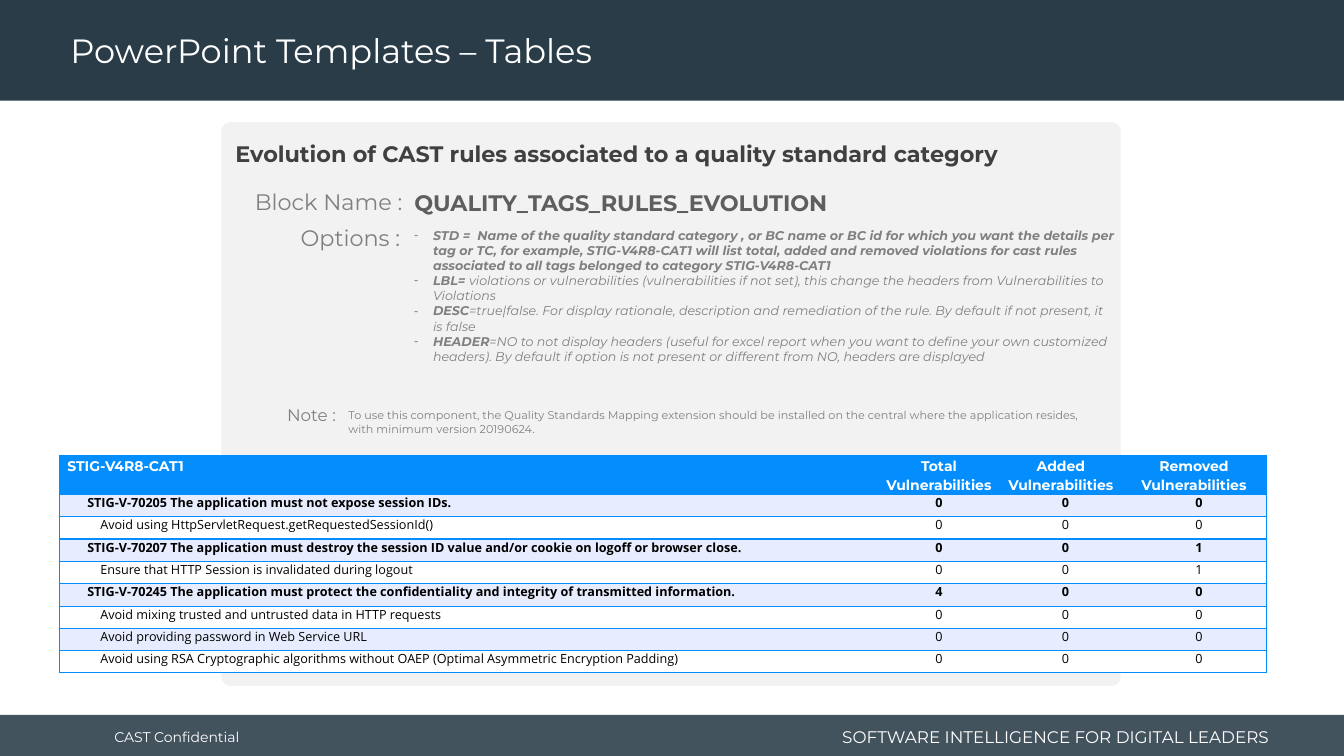
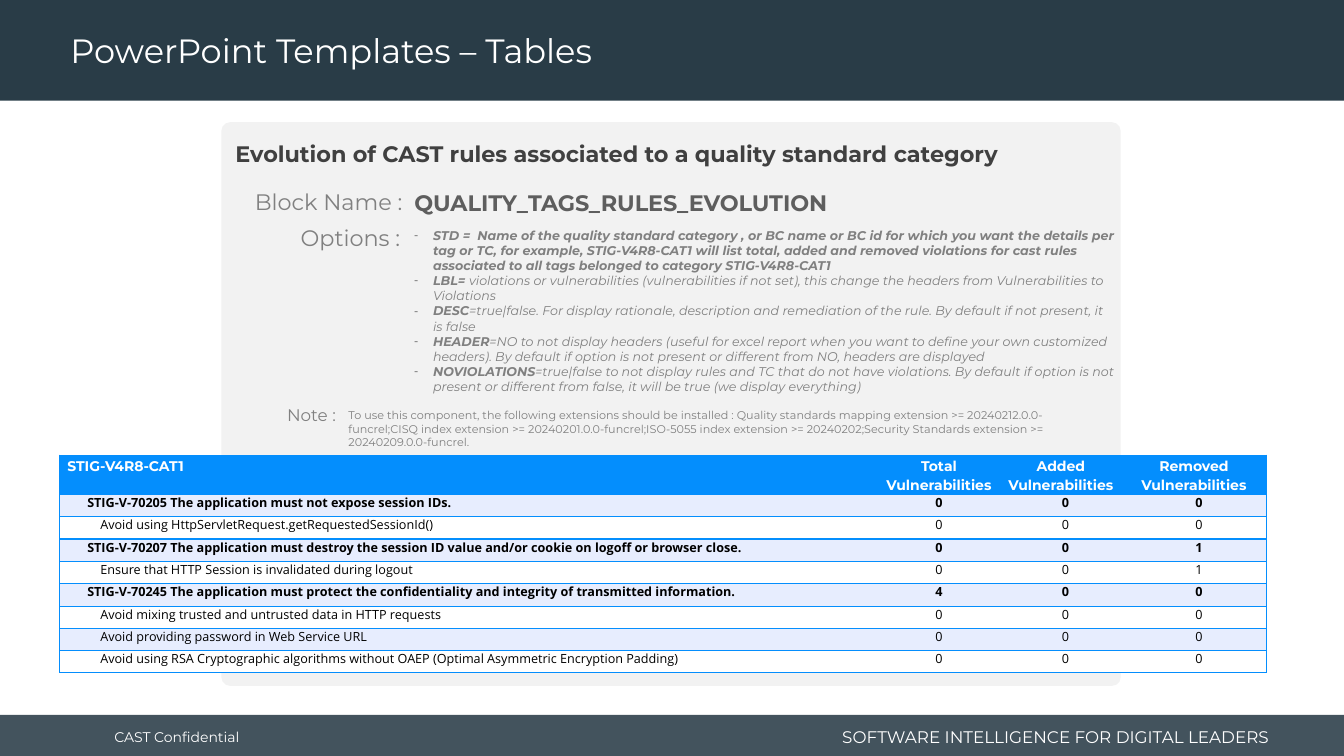
Before and after one commit to CAST-projects/CAST-ReportGenerator, a slide deck: slide 85 of CastReporting.Reporting.Core/Templates/Application/Component library/1- Powerpoint-components-library.pptx. Drawn at 1344x756 pixels with LibreOffice and Linux fonts; fonts in the diff are those of the drawing; background and template pictures are left out. Boxes give left, top, right and bottom in pixels: in the first picture for what was removed or moved away, otherwise in the second. Text is boxed around its words. In the diff, an @@ line names an element or a change of style, - is before the commit and + after.

Commit message:
REPORTGEN-1152: improve QUALITY_TAGS_RULES_EVOLUTION

```diff
--- a/CastReporting.Reporting.Core/Templates/Application/Component library/1- Powerpoint-components-library.pptx
+++ b/CastReporting.Reporting.Core/Templates/Application/Component library/1- Powerpoint-components-library.pptx
@@ text at (433, 366, 1114, 394): paragraph added @@
+– NOVIOLATIONS=true|false to not display rules and TC that do not have violations. By default if option is not present or different from false, it will be true (we display everything)
@@ text at (348, 411, 1042, 446): text changed @@
-To use this component, the Quality Standards Mapping extension should be installed on the central where the application resides, with minimum version 20190624.
+To use this component, the following extensions should be installed : Quality standards mapping extension >= 20240212.0.0-funcrel;CISQ index extension >= 20240201.0.0-funcrel;ISO-5055 index extension >= 20240202;Security Standards extension >= 20240209.0.0-funcrel.
```
Also in this commit, not shown: 3 other files.
